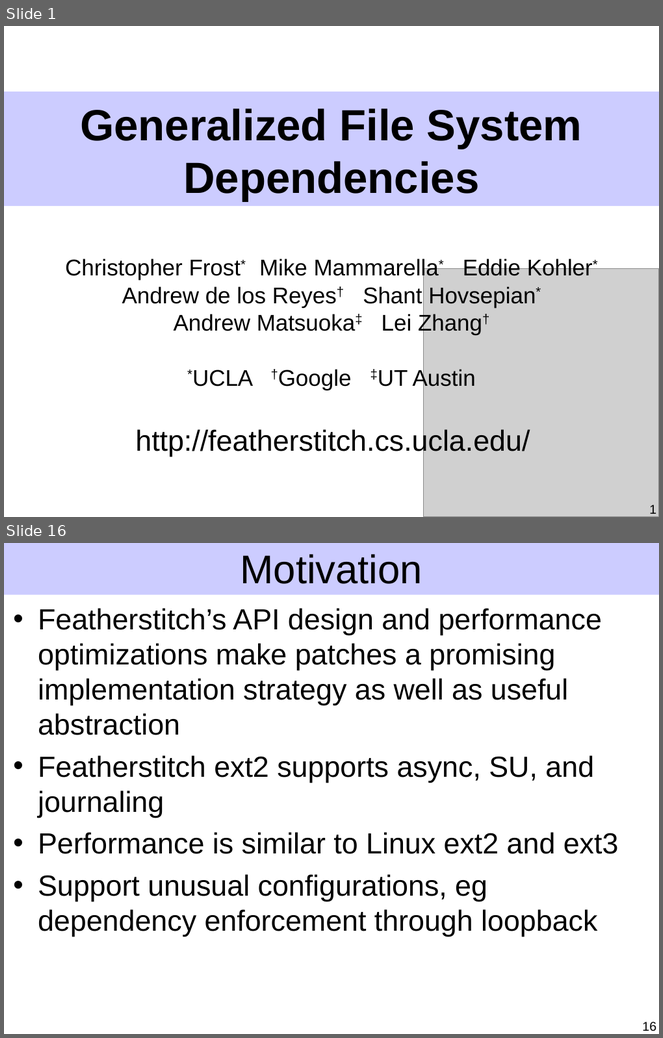
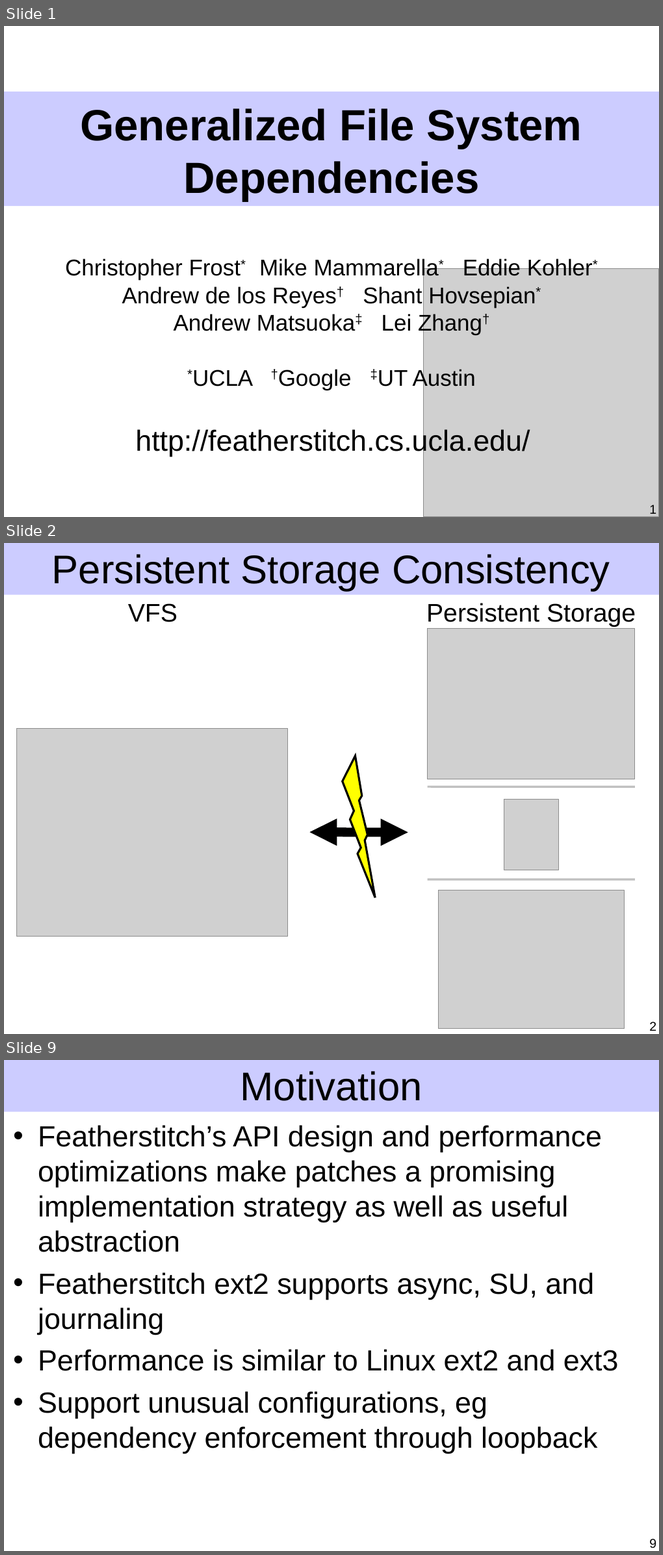
Before and after one commit to ucla-readable/fstitch-doc, a slide deck: sosp/pres.ppt. Shown one above the other, each under a label of ours: slides 1 and 16 before the commit, slides 1, 2 and 9 after it; the slides between them are not shown. The pictures are 663x1038 and 663x1555 pixels, drawn with LibreOffice and Linux fonts; fonts in the diff are those of the drawing; grey boxes stand for pictures. Boxes give left, top, right and bottom in pixels: in the first picture for what was removed or moved away, otherwise in the second. Text is boxed around its words. In the diff, an @@ line names an element or a change of style, - is before the commit and + after.

```diff
--- a/sosp/pres.ppt
+++ b/sosp/pres.ppt
@@ slide 2 added at (4,543,659,1034), background #FFFFFF; not listed: 1 template element that a slide beside it also shows @@
@@ title added at (52,554,610,591), 44 pt, text #000000 @@
+Persistent Storage Consistency
@@ text added at (128,603,178,622), 28 pt, text #000000 @@
+VFS
@@ text added at (426,603,636,627), 28 pt, text #000000 @@
+Persistent Storage
@@ picture added at (428,629,636,780) @@
@@ picture added at (16,728,287,937) @@
@@ lightning bolt added at (343,756,376,898), fill #FFFF00, outline #000000 2.24 pt @@
@@ line added from (428, 787) to (635, 787), #C0C0C0 2.24 pt @@
@@ picture added at (504,799,559,870) @@
@@ double arrow added from (310, 833) to (408, 833), #000000 10.01 pt @@
@@ line added from (428, 880) to (635, 880), #C0C0C0 2.24 pt @@
@@ picture added at (438,891,624,1029) @@
@@ page number added at (649,1022,657,1031), 14 pt, text #000000 @@
+2
@@ what was slide 16 is now slide 9 @@
@@ page number at (649,1539,657,1549): text changed @@
-16
+9
```
Also in this commit, not shown: 5 slides changed, 4 other slides added, 12 slides removed.
